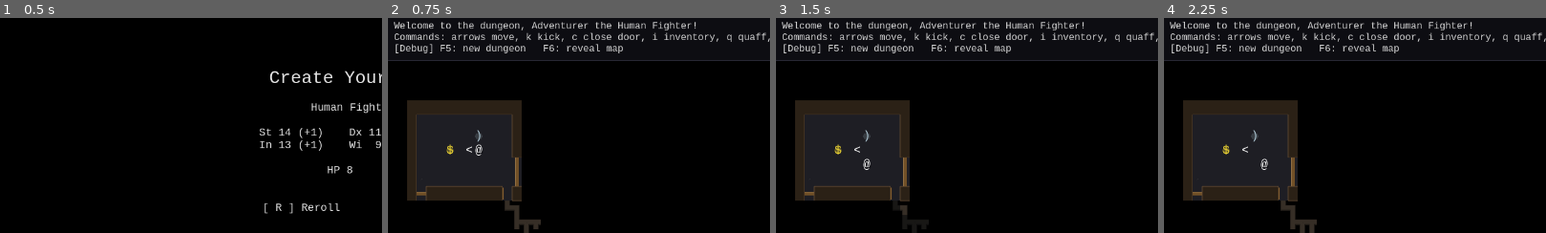
Above: before the commit, frames 1-4 (left to right).
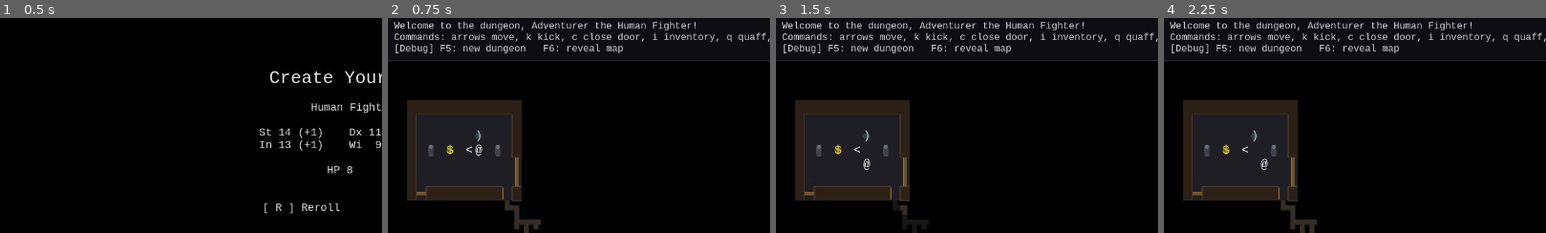
Above: after the commit, the same moments.

Repository: itaiag/basic-crawler
Game: Godot game, scene res://scenes/game.tscn
The game is run twice, just before and just after one commit, with the same random seed, the same clock (stepped at 60 frames per second) and the same inputs.
Inputs:
- Up to frame 1 (0.5 s): no input
- Up to frame 2 (0.75 s): tap Enter at 0.5, 0.6 s; hold Right from 0.53 s (still down)
- Up to frame 3 (1.5 s): tap Space at 0.77, 1.25 s; release Right at 1.28 s; hold Down from 1.28 s (still down); tap Keypad Enter at 1.35 s
- Up to frame 4 (2.25 s): tap Space at 1.52 s; tap Enter at 2 s; release Down at 2.03 s; hold Right from 2.03 s (still down); tap R at 2.1 s
The pictures show only the part of the screen within x 0-50%, y 0-50%; the shares and areas given below are measured in that part.

Frame 1 is identical in both runs. In frame 2, 0.1% of the frame differs, in the area x 10-30%, y 59-65%; in frame 3, 0.1%; in frame 4, 0.1%.

Commit message:
Added pillars

Diff:
--- /dev/null
+++ b/scripts/_tmp_pillar.gd
@@ -0,0 +1,112 @@
+extends SceneTree
+
+const DIRS := [Vector2i(1, 0), Vector2i(-1, 0), Vector2i(0, 1), Vector2i(0, -1)]
+
+var _fail: Array[String] = []
+
+
+func _init() -> void:
+	_run()
+
+
+func _run() -> void:
+	var pillar_total := 0
+	var rooms_with := 0
+	var rooms_total := 0
+	for _iter in range(40):
+		var dg := DungeonGenerator.new()
+		dg.generate(GameData.MAP_W, GameData.MAP_H)
+		rooms_total += dg.rooms.size()
+		for ri in range(dg.rooms.size()):
+			var room: Rect2i = dg.rooms[ri]
+			var has := false
+			for y in range(room.position.y, room.end.y):
+				for x in range(room.position.x, room.end.x):
+					if dg.get_tile(x, y) == GameData.Tile.PILLAR:
+						has = true
+			if has:
+				rooms_with += 1
+			if not _room_ok(dg, room):
+				_fail.append("room disconnected by pillars")
+		for y in range(GameData.MAP_H):
+			for x in range(GameData.MAP_W):
+				if dg.get_tile(x, y) != GameData.Tile.PILLAR:
+					continue
+				pillar_total += 1
+				var cell := Vector2i(x, y)
+				var inside := false
+				for r in dg.rooms:
+					if r.has_point(cell):
+						inside = true
+						break
+				if not inside:
+					_fail.append("pillar outside any room at %s" % cell)
+				for d in DIRS:
+					var nb: Vector2i = cell + d
+					if GameData.is_door(dg.get_tile(nb.x, nb.y)):
+						_fail.append("pillar adjacent to door at %s" % cell)
+
+	if GameData.is_passable(GameData.Tile.PILLAR):
+		_fail.append("pillar is passable")
+	if GameData.is_transparent(GameData.Tile.PILLAR):
+		_fail.append("pillar is transparent (would not block FOV)")
+	if pillar_total == 0:
+		_fail.append("no pillars generated across 40 dungeons")
+
+	# Live game: monsters / items / player must never sit on a pillar.
+	var game: Node = load("res://scenes/game.tscn").instantiate()
+	get_root().add_child(game)
+	await process_frame
+	var pp: Vector2i = game._player.grid_pos
+	if game._dungeon.get_tile(pp.x, pp.y) == GameData.Tile.PILLAR:
+		_fail.append("player started on a pillar")
+	for k in game._monster_at.keys():
+		var c: Vector2i = k
+		if game._dungeon.get_tile(c.x, c.y) == GameData.Tile.PILLAR:
+			_fail.append("monster on a pillar at %s" % c)
+	for k in game._items_at.keys():
+		var c: Vector2i = k
+		if game._dungeon.get_tile(c.x, c.y) == GameData.Tile.PILLAR:
+			_fail.append("item on a pillar at %s" % c)
+	game.free()
+
+	print("pillars across 40 maps: %d ; rooms with pillars: %d / %d" %
+		[pillar_total, rooms_with, rooms_total])
+	_finish()
+
+
+func _room_ok(dg: DungeonGenerator, room: Rect2i) -> bool:
+	var cells: Array[Vector2i] = []
+	for y in range(room.position.y, room.end.y):
+		for x in range(room.position.x, room.end.x):
+			if dg.get_tile(x, y) == GameData.Tile.FLOOR:
+				cells.append(Vector2i(x, y))
+	if cells.is_empty():
+		return true
+	var seen := {}
+	var q: Array[Vector2i] = [cells[0]]
+	seen[cells[0]] = true
+	while not q.is_empty():
+		var cur: Vector2i = q.pop_back()
+		for d in DIRS:
+			var nb: Vector2i = cur + d
+			if seen.has(nb):
+				continue
+			if dg.get_tile(nb.x, nb.y) == GameData.Tile.FLOOR:
+				seen[nb] = true
+				q.append(nb)
+	for cell in cells:
+		if not seen.has(cell):
+			return false
+	return true
+
+
+func _finish() -> void:
+	if _fail.is_empty():
+		print("PILLAR TEST PASSED")
+		quit(0)
+	else:
+		for f in _fail:
+			printerr("PILLAR TEST FAILURE: " + f)
+		print("PILLAR TEST FAILED")
+		quit(1)
--- a/scripts/dungeon_generator.gd
+++ b/scripts/dungeon_generator.gd
@@ -61,6 +61,10 @@
 		var last: Rect2i = rooms.back()
 		var down_pos: Vector2i = last.position + last.size / 2
 		tiles[down_pos.y][down_pos.x] = GameData.Tile.STAIRS_DOWN
+
+	# Pillars last: candidates must be FLOOR, which naturally excludes the stairs
+	# cells (and therefore the player start) placed just above.
+	_add_pillars()
 
 
 func get_tile(x: int, y: int) -> int:
@@ -305,3 +309,103 @@
 	elif r < 0.75:
 		return GameData.Tile.DOOR_CLOSED
 	return GameData.Tile.DOOR_OPEN
+
+
+# --- Pillars -------------------------------------------------------------------
+# Sparse, symmetric stone columns inside larger rooms. Real blocking features:
+# not passable, not transparent (see GameData), placed only on FLOOR cells.
+
+func _add_pillars() -> void:
+	for room in rooms:
+		_maybe_add_pillars(room)
+
+
+func _maybe_add_pillars(room: Rect2i) -> void:
+	# room is the FLOOR-only interior rect. Only medium/large rooms qualify.
+	if room.size.x < 5 or room.size.y < 5:
+		return
+	if randf() > 0.30:  # ~30% of qualifying rooms get pillars (sparse overall)
+		return
+	var candidates := _pillar_candidates(room)
+	# Bail on the whole (symmetric) set if any spot is unusable -- keeps it tidy.
+	for c in candidates:
+		if not _pillar_cell_ok(c):
+			return
+	if not _room_connected_without(room, candidates):
+		return
+	for c in candidates:
+		set_tile(c.x, c.y, GameData.Tile.PILLAR)
+
+
+func _pillar_candidates(room: Rect2i) -> Array[Vector2i]:
+	var out: Array[Vector2i] = []
+	var pos := room.position
+	var iw := room.size.x
+	var ih := room.size.y
+	var cx := pos.x + iw / 2
+	var cy := pos.y + ih / 2
+	var big := iw >= 7 and ih >= 5
+	var choice := randi() % (3 if big else 2)
+	if big and choice == 2:
+		# 4 inset corners (leaves the centre and edges open).
+		out.append(Vector2i(pos.x + 1, pos.y + 1))
+		out.append(Vector2i(pos.x + iw - 2, pos.y + 1))
+		out.append(Vector2i(pos.x + 1, pos.y + ih - 2))
+		out.append(Vector2i(pos.x + iw - 2, pos.y + ih - 2))
+	elif choice == 1:
+		# 2 symmetric pillars along the longer axis.
+		if iw >= ih:
+			out.append(Vector2i(pos.x + 1, cy))
+			out.append(Vector2i(pos.x + iw - 2, cy))
+		else:
+			out.append(Vector2i(cx, pos.y + 1))
+			out.append(Vector2i(cx, pos.y + ih - 2))
+	else:
+		# Single central pillar.
+		out.append(Vector2i(cx, cy))
+	return out
+
+
+func _pillar_cell_ok(c: Vector2i) -> bool:
+	# Must be plain floor (so never on stairs / start), and not hugging a door.
+	if get_tile(c.x, c.y) != GameData.Tile.FLOOR:
+		return false
+	for d in DIRS4:
+		var dir: Vector2i = d
+		var nb: Vector2i = c + dir
+		if GameData.is_door(get_tile(nb.x, nb.y)):
+			return false
+	return true
+
+
+func _room_connected_without(room: Rect2i, pillars: Array[Vector2i]) -> bool:
+	# Flood-fill the room's floor with the pillars removed; every floor cell must
+	# stay reachable so a room is never split or sealed off from its doors.
+	var blocked := {}
+	for p in pillars:
+		blocked[p] = true
+	var cells: Array[Vector2i] = []
+	for y in range(room.position.y, room.end.y):
+		for x in range(room.position.x, room.end.x):
+			var cell := Vector2i(x, y)
+			if get_tile(x, y) == GameData.Tile.FLOOR and not blocked.has(cell):
+				cells.append(cell)
+	if cells.is_empty():
+		return false
+	var seen := {}
+	var q: Array[Vector2i] = [cells[0]]
+	seen[cells[0]] = true
+	while not q.is_empty():
+		var cur: Vector2i = q.pop_back()
+		for d in DIRS4:
+			var dir: Vector2i = d
+			var nb: Vector2i = cur + dir
+			if seen.has(nb) or blocked.has(nb):
+				continue
+			if get_tile(nb.x, nb.y) == GameData.Tile.FLOOR:
+				seen[nb] = true
+				q.append(nb)
+	for cell in cells:
+		if not seen.has(cell):
+			return false
+	return true
--- a/scripts/dungeon_renderer.gd
+++ b/scripts/dungeon_renderer.gd
@@ -71,6 +71,10 @@
 
 			if GameData.is_door(tile):
 				_draw_door(x, y, tile, visible_now)
+				continue
+
+			if tile == GameData.Tile.PILLAR:
+				_draw_pillar(x, y, visible_now)
 				continue
 
 			# Stairs (and anything else): a floor base with the glyph on top.
@@ -187,6 +191,25 @@
 		var sx := left + (cx - thick) * 0.5
 		draw_rect(Rect2(sx, top, thick, cy), wood.darkened(0.15))
 		draw_rect(Rect2(sx, top, 1.0, cy), wood.lightened(0.12))
+
+
+func _draw_pillar(x: int, y: int, visible_now: bool) -> void:
+	# A stone column standing on the room floor: a dark capsule with a lit top cap.
+	var cx := float(GameData.CELL.x)
+	var cy := float(GameData.CELL.y)
+	_draw_floor(x, y, visible_now)
+	var px := x * cx + cx * 0.5
+	var py := y * cy + cy * 0.5
+	var body := GameData.COLOR_PILLAR
+	if not visible_now:
+		body = _dim(body)
+	var w := 9.0
+	var hh := 6.0
+	draw_rect(Rect2(px - w * 0.5, py - hh, w, hh * 2.0), body)
+	draw_circle(Vector2(px, py - hh), w * 0.5, body)
+	draw_circle(Vector2(px, py + hh), w * 0.5, body)
+	if visible_now:
+		draw_circle(Vector2(px, py - hh), w * 0.5 - 1.5, body.lightened(0.22))
 
 
 func _corridor_link(x: int, y: int) -> bool:
--- a/scripts/game.gd
+++ b/scripts/game.gd
@@ -730,6 +730,10 @@
 	var tile: int = _dungeon.get_tile(target.x, target.y)
 	if tile == GameData.Tile.DOOR_LOCKED:
 		_add_message("This door is locked.  Kick it open with (k).")
+		return
+	if tile == GameData.Tile.PILLAR:
+		# Like a wall bump: no turn consumed, but a hint that it's a real obstacle.
+		_add_message("A stone pillar blocks the way.")
 		return
 	if tile == GameData.Tile.DOOR_CLOSED or GameData.is_passable(tile):
 		_run_round(_do_move_action.bind(dir))
--- a/scripts/game_data.gd
+++ b/scripts/game_data.gd
@@ -11,6 +11,7 @@
 	DOOR_OPEN,
 	STAIRS_DOWN,
 	STAIRS_UP,
+	PILLAR,
 }
 
 const CELL := Vector2i(16, 24)
@@ -25,6 +26,7 @@
 const COLOR_CORRIDOR := Color(0.21, 0.18, 0.15)  # dark earthy tunnel; drawn as a narrow core with a darker edge
 const COLOR_DOOR := Color(0.52, 0.37, 0.18)  # muted wood, not neon yellow
 const COLOR_STAIRS := Color.WHITE
+const COLOR_PILLAR := Color(0.26, 0.26, 0.31)  # cool stone column, distinct from warm walls
 
 # Visual-polish tokens/highlights drawn behind glyphs (player, monsters, combat).
 const COLOR_TOKEN_BG := Color(0.06, 0.06, 0.08)
@@ -120,8 +122,11 @@
 		Tile.CORRIDOR: return COLOR_CORRIDOR
 		Tile.DOOR_CLOSED, Tile.DOOR_LOCKED, Tile.DOOR_OPEN: return COLOR_DOOR
 		Tile.STAIRS_DOWN, Tile.STAIRS_UP: return COLOR_STAIRS
+		Tile.PILLAR: return COLOR_PILLAR
 	return Color.BLACK
 
+# PILLAR is intentionally absent from both whitelists below: it blocks movement
+# and sight like a wall, but is rendered as a column and isn't a room boundary.
 static func is_passable(tile: int) -> bool:
 	return tile in [Tile.FLOOR, Tile.CORRIDOR, Tile.DOOR_OPEN,
 		Tile.STAIRS_DOWN, Tile.STAIRS_UP]
@@ -132,6 +137,9 @@
 
 static func is_wall(tile: int) -> bool:
 	return tile == Tile.WALL_H or tile == Tile.WALL_V
+
+static func is_pillar(tile: int) -> bool:
+	return tile == Tile.PILLAR
 
 static func is_door(tile: int) -> bool:
 	return tile in [Tile.DOOR_CLOSED, Tile.DOOR_LOCKED, Tile.DOOR_OPEN]
